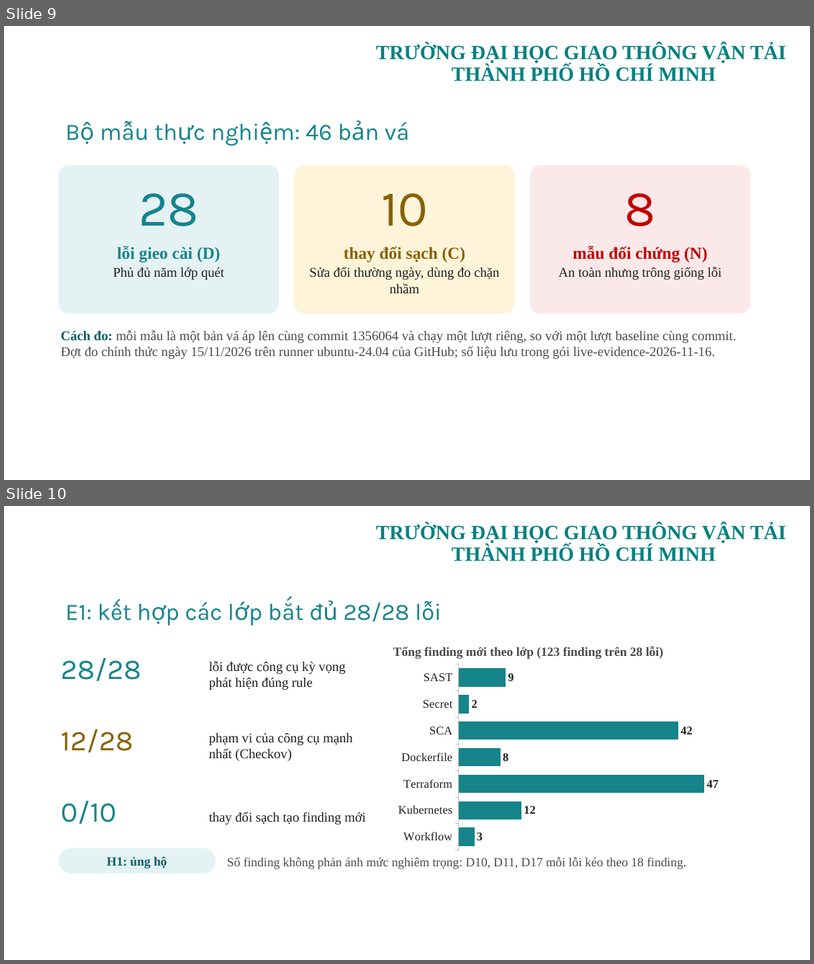
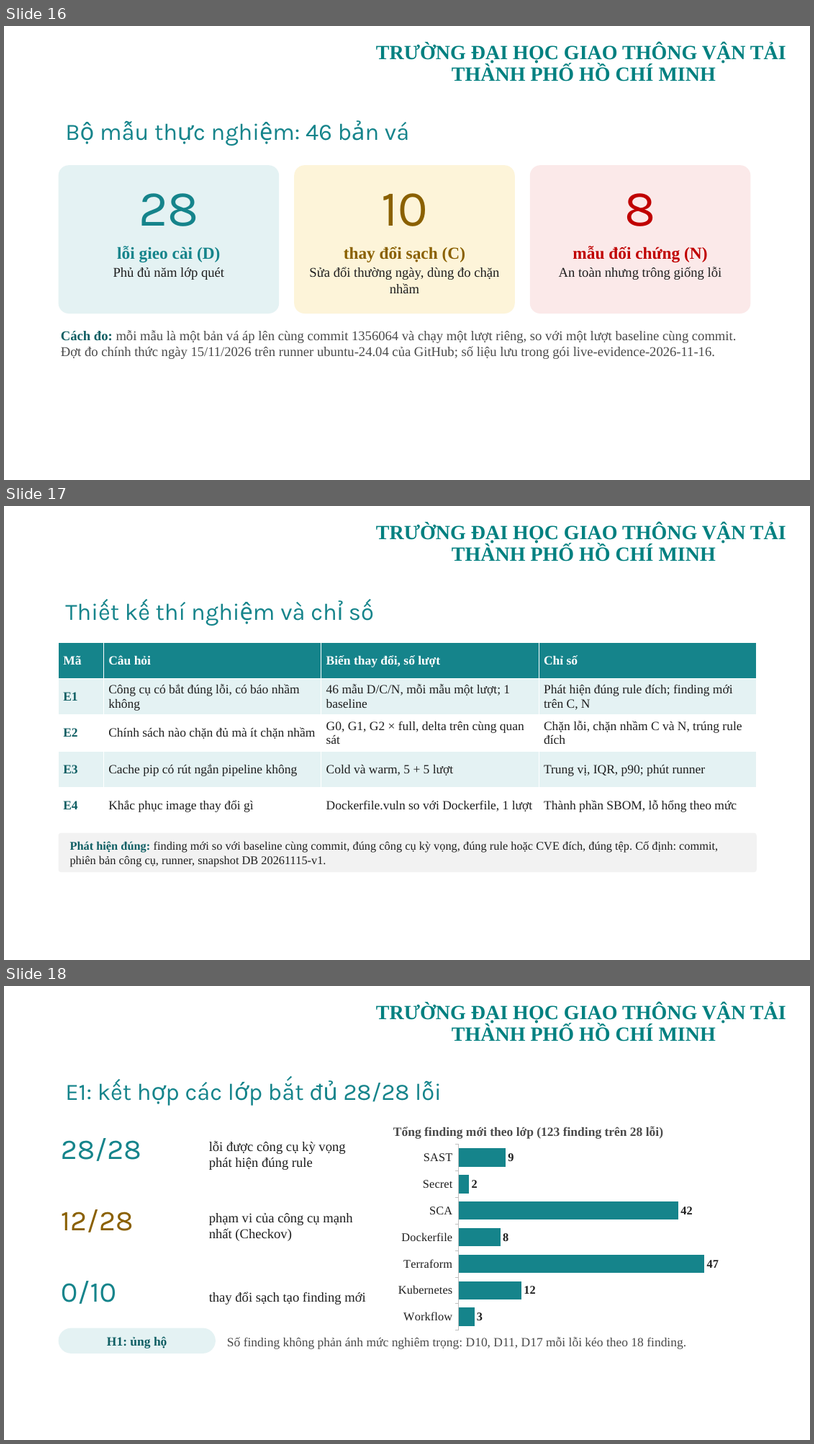
Before and after one commit to tranhuultai/012012303904_21_DevSecOps, a slide deck: PPTX/DeTai21_DevSecOps.pptx. Shown one above the other, each under a label of ours: slides 9 and 10 before the commit, slides 16, 17 and 18 after it. The pictures are 814x964 and 814x1444 pixels, drawn with LibreOffice and Linux fonts; fonts in the diff are those of the drawing; background and template pictures are left out. Boxes give left, top, right and bottom in pixels: in the first picture for what was removed or moved away, otherwise in the second. Text is boxed around its words. In the diff, an @@ line names an element or a change of style, - is before the commit and + after.

```diff
--- a/PPTX/DeTai21_DevSecOps.pptx
+++ b/PPTX/DeTai21_DevSecOps.pptx
@@ slide 17 added at (4, 506, 810, 960), background picture (left out); not listed: 1 template element that a slide beside it also shows @@
@@ title added at (125, 602, 365, 620), 28 pt, text #15848B @@
+Thiết kế thí nghiệm và chỉ số
@@ table added at (59, 642, 757, 824), 5 rows, 4 columns @@
+Mã | Câu hỏi | Biến thay đổi, số lượt | Chỉ số
+E1 | Công cụ có bắt đúng lỗi, có báo nhầm không | 46 mẫu D/C/N, mỗi mẫu một lượt; 1 baseline | Phát hiện đúng rule đích; finding mới trên C, N
+E2 | Chính sách nào chặn đủ mà ít chặn nhầm | G0, G1, G2 × full, delta trên cùng quan sát | Chặn lỗi, chặn nhầm C và N, trúng rule đích
+E3 | Cache pip có rút ngắn pipeline không | Cold và warm, 5 + 5 lượt | Trung vị, IQR, p90; phút runner
+E4 | Khắc phục image thay đổi gì | Dockerfile.vuln so với Dockerfile, 1 lượt | Thành phần SBOM, lỗ hổng theo mức
@@ rounded rectangle added at (59, 833, 757, 872), fill #F2F2F2 @@
@@ text added at (70, 841, 718, 867), 14 pt, text #1E1E1E @@
+Phát hiện đúng: finding mới so với baseline cùng commit, đúng công cụ kỳ vọng, đúng rule hoặc CVE đích, đúng tệp. Cố định: commit, phiên bản công cụ, runner, snapshot DB 20261115-v1.
@@ page number added at (574, 926, 756, 951), 12 pt, text #FFFFFF @@
+17
@@ what was slide 9 is now slide 16 @@
@@ what was slide 10 is now slide 18 @@
```
Also in this commit, not shown: 9 other slides added, 1 slide removed.
